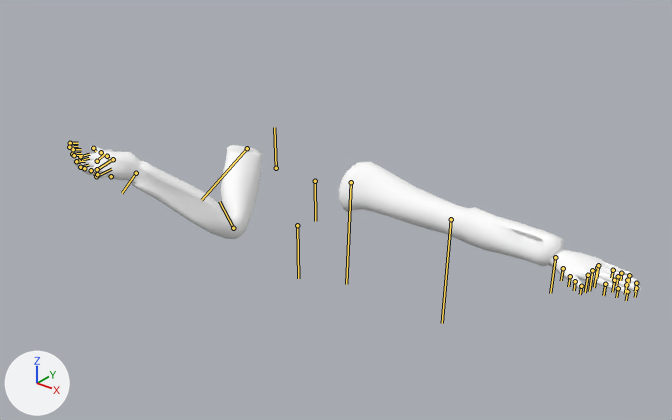
The FBX model Assets/Art/Models/Arms_Ani_TerminalMenu.fbx: old version first, new version second.
Before and after are seen from a 50 mm lens placed at (0.1092, -0.125, 0.1858), pointed at (0.0214, -0.0152, 0.1177). The lights are fixed; the arrows at lower left show +X, +Y and +Z. Both versions are drawn at frame 43 of the action 'Take 001'; the numbers are the values there. The bones that bend it are drawn over the model as lines.
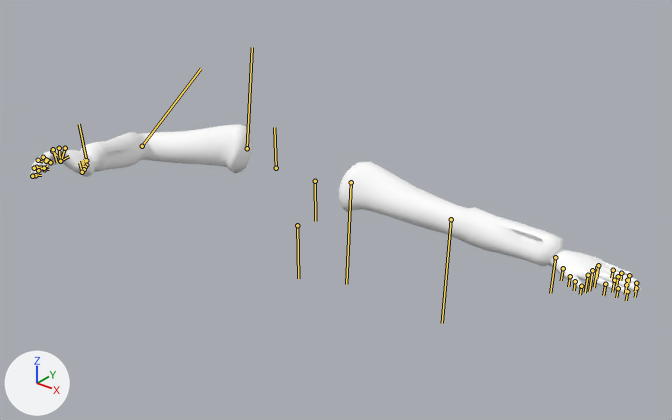
Commit message: Updated arm animations

What differs and where, as boxes [x1, y1, x2, y2] in the pictures (672 x 420 px):
```json
{"object": "Plane003", "change": "posed", "before": [68, 142, 641, 294], "after": [31, 124, 641, 294], "on screen": "6% wider, 12% taller"}
{"bone": "Character1_RightArm", "before": "(247, 148) to (201, 200)", "after": "(247, 148) to (252, 47)"}
{"bone": "Character1_RightForeArm", "before": "(233, 228) to (219, 201)", "after": "(142, 146) to (201, 68)"}
{"bone": "Character1_RightHandThumb1", "before": "(113, 159) to (114, 161)", "after": "(86, 165) to (84, 159)"}
{"bone": "Character1_RightHandIndex1", "before": "(97, 161) to (104, 154)", "after": "(65, 148) to (61, 161)"}
{"bone": "Character1_RightHandIndex2", "before": "(80, 156) to (89, 154)", "after": "(52, 151) to (56, 155)"}
{"bone": "Character1_RightHandMiddle1", "before": "(97, 169) to (111, 160)", "after": "(59, 148) to (60, 163)"}
{"bone": "Character1_RightHandMiddle2", "before": "(79, 161) to (89, 158)", "after": "(43, 157) to (49, 160)"}
{"bone": "Character1_RightHandRing1", "before": "(96, 176) to (111, 169)", "after": "(53, 149) to (57, 162)"}
{"bone": "Character1_RightHandRing2", "before": "(80, 167) to (88, 165)", "after": "(38, 160) to (43, 162)"}
{"bone": "Character1_RightHandPinky1", "before": "(111, 176) to (109, 175)", "after": "(60, 161) to (69, 156)"}
```

Edits to the scene script, one JSON object a line:
```json
{"block": "bone_character1_rightarm", "where": "bone_character1_rightarm = bpy.data.objects['Armature'].pose.bones['Character1_RightArm']  # child of 'Character1_RightShoulder'"}
{"op": "set", "path": "bone_character1_rightarm.rotation_quaternion", "old": "(0.334, -0.401, 0.138, 0.842)", "new": "(0.934, 0.034, 0.354, -0.037)", "note": "degrees (-3, 50, 135) -> degrees (3, 42, -3)"}
{"block": "bone_character1_rightforearm", "where": "bone_character1_rightforearm = bpy.data.objects['Armature'].pose.bones['Character1_RightForeArm']  # child of 'Character1_RightArm'"}
{"op": "set", "path": "bone_character1_rightforearm.rotation_quaternion", "old": "(0.65, 0.289, 0.641, -0.29)", "new": "(0.825, 0.137, 0.487, -0.251)", "note": "degrees (16, 89, -32) -> degrees (-2, 61, -35)"}
{"block": "bone_character1_righthandthumb1", "where": "bone_character1_righthandthumb1 = bpy.data.objects['Armature'].pose.bones['Character1_RightHandThumb1']  # child of 'Character1_RightHand'"}
{"op": "set", "path": "bone_character1_righthandthumb1.location", "old": "(-0.19, 0.15, -0.45)", "new": "(0.02, 0.23, -0.03)"}
{"op": "set", "path": "bone_character1_righthandthumb1.rotation_quaternion", "old": "(0.88, -0.369, -0.295, 0.056)", "new": "(0.985, -0.171, 0.007, -0.023)", "note": "degrees (-51, -29, 21) -> degrees (-20, 0, -3)"}
{"block": "bone_character1_righthandindex1", "where": "bone_character1_righthandindex1 = bpy.data.objects['Armature'].pose.bones['Character1_RightHandIndex1']  # child of 'Character1_RightHand'"}
{"op": "set", "path": "bone_character1_righthandindex1.rotation_quaternion", "old": "(0.849, -0.528, 0.005, 0.019)", "new": "(0.969, -0.245, -0.02, -0.027)", "note": "degrees (-64, 2, 2) -> degrees (-28, -3, -2)"}
{"block": "bone_character1_righthandindex2", "where": "bone_character1_righthandindex2 = bpy.data.objects['Armature'].pose.bones['Character1_RightHandIndex2']  # child of 'Character1_RightHandIndex1'"}
{"op": "set", "path": "bone_character1_righthandindex2.rotation_quaternion", "old": "(0.958, -0.009, -0.061, -0.281)", "new": "(0.908, -0.028, -0.09, -0.409)", "note": "degrees (1, -7, -33) -> degrees (1, -11, -49)"}
{"block": "bone_character1_righthandmiddle1", "where": "bone_character1_righthandmiddle1 = bpy.data.objects['Armature'].pose.bones['Character1_RightHandMiddle1']  # child of 'Character1_RightHand'"}
{"op": "set", "path": "bone_character1_righthandmiddle1.rotation_quaternion", "old": "(0.829, -0.546, -0.054, -0.106)", "new": "(0.948, -0.26, -0.049, -0.179)", "note": "degrees (-66, -12, -7) -> degrees (-29, -11, -19)"}
{"block": "bone_character1_righthandmiddle2", "where": "bone_character1_righthandmiddle2 = bpy.data.objects['Armature'].pose.bones['Character1_RightHandMiddle2']  # child of 'Character1_RightHandMiddle1'"}
{"op": "set", "path": "bone_character1_righthandmiddle2.rotation_quaternion", "old": "(0.978, -0.005, -0.014, -0.208)", "new": "(0.941, -0.013, -0.029, -0.337)", "note": "degrees (0, -2, -24) -> degrees (0, -4, -39)"}
{"block": "bone_character1_righthandring1", "where": "bone_character1_righthandring1 = bpy.data.objects['Armature'].pose.bones['Character1_RightHandRing1']  # child of 'Character1_RightHand'"}
{"op": "set", "path": "bone_character1_righthandring1.rotation_quaternion", "old": "(0.825, -0.529, -0.097, -0.174)", "new": "(0.934, -0.242, -0.08, -0.249)", "note": "degrees (-63, -20, -11) -> degrees (-25, -16, -26)"}
{"block": "bone_character1_righthandring2", "where": "bone_character1_righthandring2 = bpy.data.objects['Armature'].pose.bones['Character1_RightHandRing2']  # child of 'Character1_RightHandRing1'"}
{"op": "set", "path": "bone_character1_righthandring2.rotation_quaternion", "old": "(0.983, 0.006, -0.025, -0.18)", "new": "(0.951, 0.005, -0.042, -0.307)", "note": "degrees (1, -3, -21) -> degrees (2, -4, -36)"}
{"block": "bone_character1_righthandpinky1", "where": "bone_character1_righthandpinky1 = bpy.data.objects['Armature'].pose.bones['Character1_RightHandPinky1']  # child of 'Character1_RightHand'"}
{"op": "set", "path": "bone_character1_righthandpinky1.rotation_quaternion", "old": "(0.864, -0.485, -0.115, 0.068)", "new": "(0.976, -0.208, 0.003, 0.064)", "note": "degrees (-59, -8, 13) -> degrees (-24, 2, 7)"}
```
